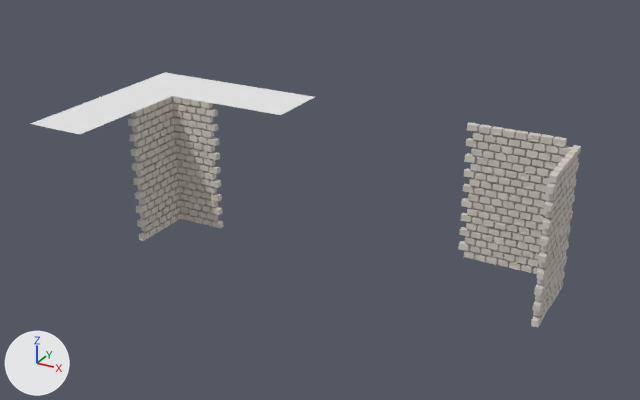
The Blender file art_src/tilesets/dungeon/low_walls.blend as it was, and as the next commit left it.
Rendered twice from a 50 mm lens placed at (15.64, -20.15, 12.44), pointed at (3.87, 1.25, 1.74). Every picture has the same lights, and +X, +Y and +Z are marked at lower left.
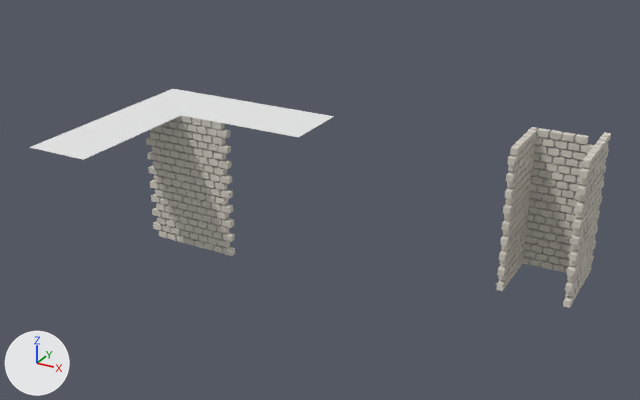
The change, as a diff of the scene's bpy script:
```diff
--- a/art_src/tilesets/dungeon/low_walls.blend.py
+++ b/art_src/tilesets/dungeon/low_walls.blend.py
@@ ob_plane_001 @@
 ob_plane_001 = bpy.data.objects.new('Plane.001', me_plane_001)
-ob_plane_001.location = (-3.27, 1.52, 3.8)
+ob_plane_001.location = (-1.77, 0.02, 3.8)
@@ ob_cube_004 @@
 ob_cube_004 = bpy.data.objects.new('Cube.004', me_cube_020)
-ob_cube_004.location = (-1.5, 1.5, 3.8)
+ob_cube_004.location = (10.0, 4.0, 3.8)
 ob_cube_004.rotation_euler = (0.0, 0.0, -12.57)  # degrees (0, 0, 360)
@@ ob_cube_003 @@
 ob_cube_003 = bpy.data.objects.new('Cube.003', me_cube_019)
-ob_cube_003.location = (11.5, 2.5, 3.8)
+ob_cube_003.location = (12.0, 4.0, 3.8)
 ob_cube_003.rotation_euler = (0.0, 0.0, 1.571)  # degrees (0, 0, 90)
@@ ob_cube_002 @@
 ob_cube_002 = bpy.data.objects.new('Cube.002', me_cube_017)
-ob_cube_002.location = (9.5, 3.5, 3.8)
+ob_cube_002.location = (0.0, 0.0, 3.8)
```

Changed parts and their boxes (x1, y1, x2, y2) in the pictures (640 x 400 px):
'Cube.002', moved: before (458, 122, 572, 274); after (146, 115, 235, 256)
'Cube.004', moved: before (128, 96, 223, 241); after (497, 127, 593, 291)
'Plane.001', moved: before (31, 73, 314, 134); after (30, 89, 334, 160)
'Cube.003', moved: before (531, 145, 581, 327); after (563, 132, 611, 308)
